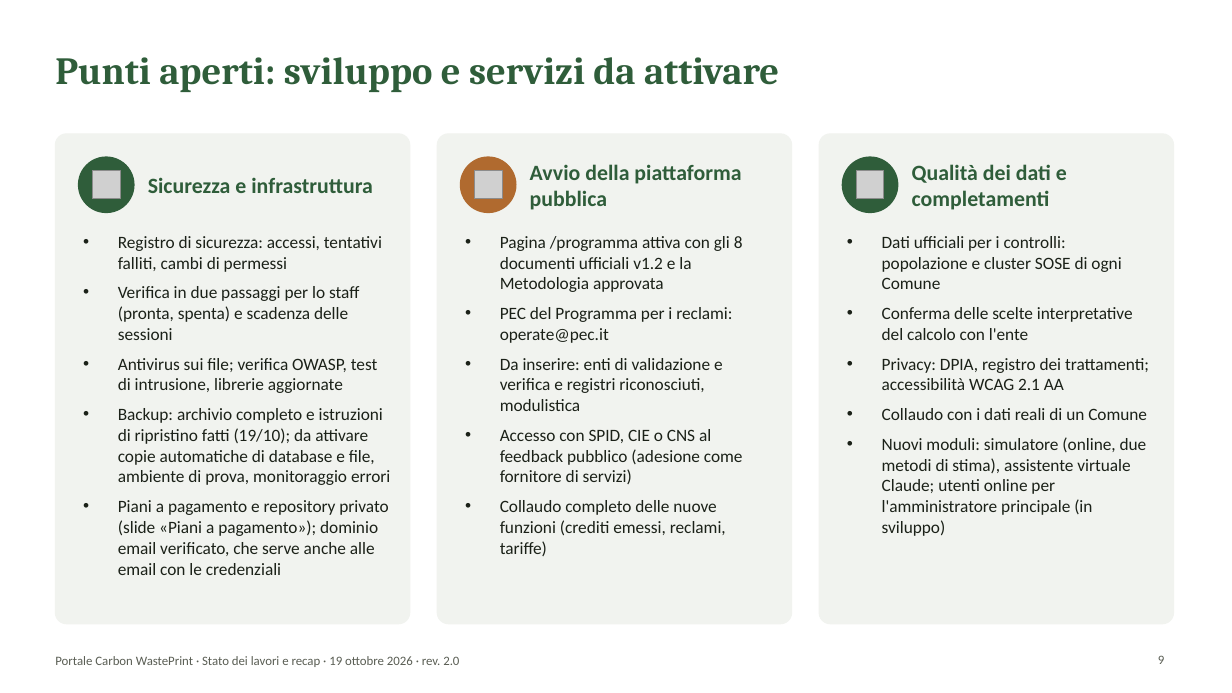
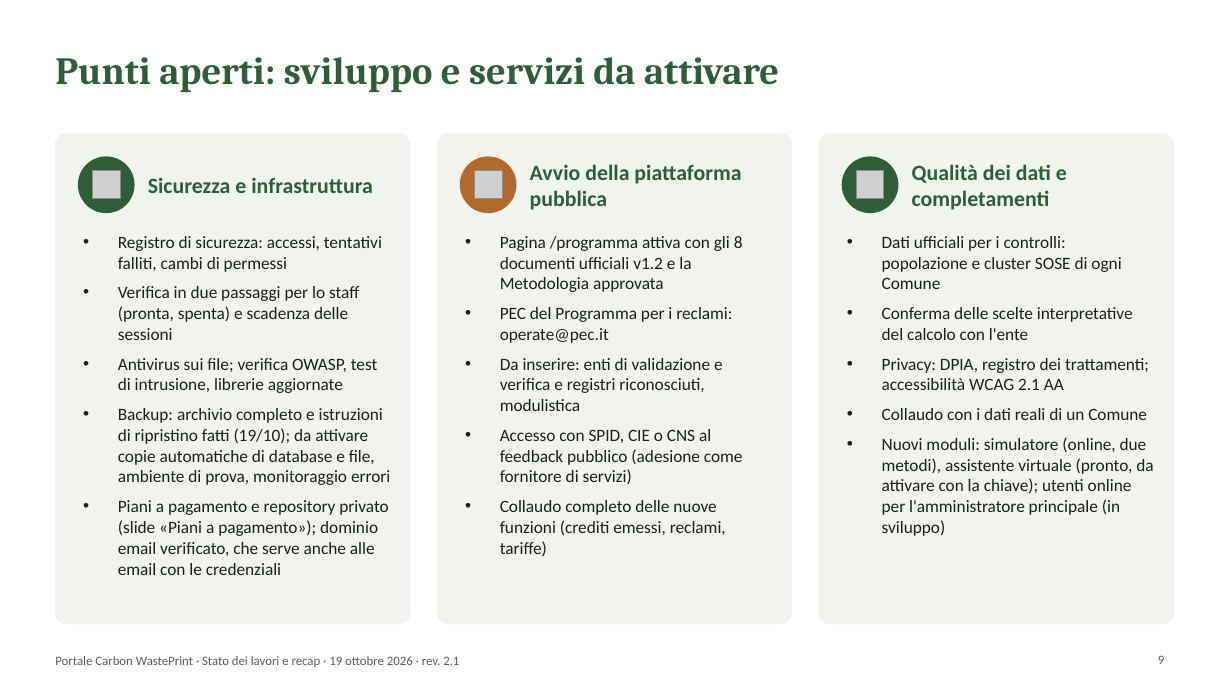
Before and after one commit to lucamorettioperate/portale-cwp, a slide deck: slide 9 of public/documentazione/Presentazione_Portale_CWP.pptx. Drawn at 1232x693 pixels with LibreOffice and Linux fonts; fonts in the diff are those of the drawing; grey boxes stand for pictures; background and template pictures are left out. Boxes give left, top, right and bottom in pixels: in the first picture for what was removed or moved away, otherwise in the second. Text is boxed around its words. In the diff, an @@ line names an element or a change of style, - is before the commit and + after.

```diff
--- a/public/documentazione/Presentazione_Portale_CWP.pptx
+++ b/public/documentazione/Presentazione_Portale_CWP.pptx
@@ text at [882,437,1153,536]: text changed @@
-• Nuovi moduli: simulatore (online, due metodi di stima), assistente virtuale Claude; utenti online per l'amministratore principale (in sviluppo)
+• Nuovi moduli: simulatore (online, due metodi), assistente virtuale (pronto, da attivare con la chiave); utenti online per l'amministratore principale (in sviluppo)
@@ text at [55,656,459,667]: text changed @@
-Portale Carbon WastePrint · Stato dei lavori e recap · 19 ottobre 2026 · rev. 2.0
+Portale Carbon WastePrint · Stato dei lavori e recap · 19 ottobre 2026 · rev. 2.1
```
Also in this commit, not shown: 13 other slides changed, 27 other files.
